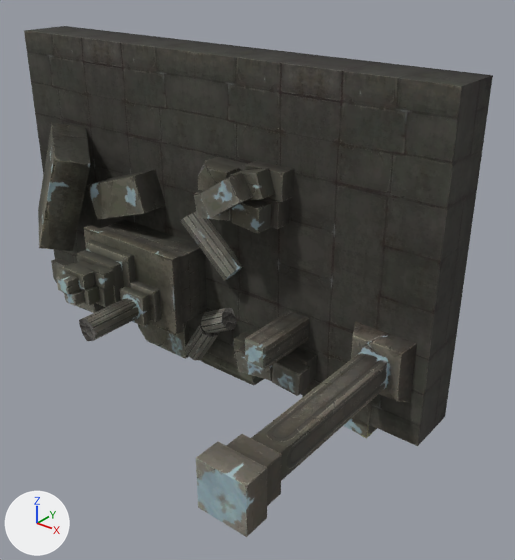
A saved change to the OBJ model sceneobjs/huodong_fuben_421/huodong_fuben_421_feixu01.obj.
One viewpoint serves both versions: a 50 mm camera at (1824.0, -2137.0, 1056.0) aimed at (355.0, -301.0, -83.0). Arrows for +X, +Y and +Z are at lower left; the lights stay in place. Where no turn or scale is listed for an object, it has been applied to the vertices. Vertices at the same position are counted once.

Objects in the first picture: 'huodong_fuben_421_feixu01'.
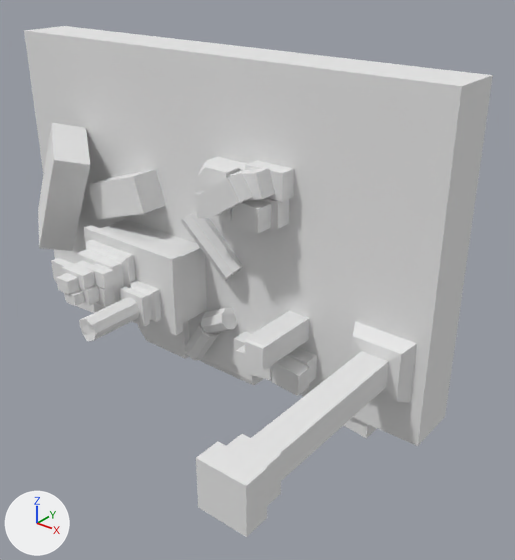
What differs and where, as boxes [x1, y1, x2, y2] in the pictures (515 x 560 px):
part 1 of me_huodong_fuben_421_feixu01, recoloured
    both: [75, 169, 264, 385]
part 2 of me_huodong_fuben_421_feixu01, recoloured (black to white)
    both: [38, 123, 309, 370]
part 3 of me_huodong_fuben_421_feixu01, recoloured
    both: [56, 157, 317, 396]
part 4 of me_huodong_fuben_421_feixu01, recoloured (grey to white)
    both: [80, 160, 417, 537]
part 5 of me_huodong_fuben_421_feixu01, recoloured (black to grey)
    both: [24, 26, 493, 446]
part 6 of me_huodong_fuben_421_feixu01, recoloured (black to grey)
    both: [79, 164, 237, 341]
part 7 of me_huodong_fuben_421_feixu01, recoloured
    both: [51, 258, 377, 439]

The edits, one by one:
Material 'material_6' (mat_material_6_1) is new.
Its base color is (0.8, 0.8, 0.8) (white #e7e7e7).
Its roughness is 1.0.
Material 'material_5' (mat_material_5_1) is new.
Its base color is (0.8, 0.8, 0.8) (white #e7e7e7).
Its roughness is 1.0.
Material 'material_2' (mat_material_2_1) is new.
Its base color is (0.8, 0.8, 0.8) (white #e7e7e7).
Its roughness is 1.0.
Material 'material_1' (mat_material_1_1) is new.
Its base color is (0.8, 0.8, 0.8) (white #e7e7e7).
Its roughness is 1.0.
Material 'material_7' (mat_material_7_1) is new.
Its base color is (0.8, 0.8, 0.8) (white #e7e7e7).
Its roughness is 1.0.
Material 'material_4' (mat_material_4_1) is new.
Its base color is (0.8, 0.8, 0.8) (white #e7e7e7).
Its roughness is 1.0.
Material 'material_3' (mat_material_3_1) is new.
Its base color is (0.8, 0.8, 0.8) (white #e7e7e7).
Its roughness is 1.0.
me_huodong_fuben_421_feixu01 has 500 vertices, 746 faces and spans x -1010.0..1010.0, y -1067.0..0.0, z -677.0..677.0.
me_huodong_fuben_421_feixu01 is used by ob_huodong_fuben_421_feixu01; location (0.0, 0.0, 0.0).
me_huodong_fuben_421_feixu01 part 1: all 184 faces that had it switch from mat_material_2 (picture img_huodong_fuben_421_feixu01_02_png) to mat_material_2_1 (white #e7e7e7).
me_huodong_fuben_421_feixu01 part 2: all 30 faces that had it switch from mat_material_3 (picture img_huodong_fuben_421_feixu01_03_png) to mat_material_3_1 (white #e7e7e7).
me_huodong_fuben_421_feixu01 part 3: all 143 faces that had it switch from mat_material_4 (picture img_huodong_fuben_421_feixu01_04_png) to mat_material_4_1 (white #e7e7e7).
me_huodong_fuben_421_feixu01 part 4: all 202 faces that had it switch from mat_material_5 (picture img_huodong_fuben_421_feixu01_05_png) to mat_material_5_1 (white #e7e7e7).
me_huodong_fuben_421_feixu01 part 5: all 40 faces that had it switch from mat_material_6 (picture img_huodong_fuben_421_feixu01_06_png) to mat_material_6_1 (white #e7e7e7).
me_huodong_fuben_421_feixu01 part 6: all 87 faces that had it switch from mat_material_7 (picture img_huodong_fuben_421_feixu01_07_png) to mat_material_7_1 (white #e7e7e7).
me_huodong_fuben_421_feixu01 part 7: all 60 faces that had it switch from mat_material_1 (picture img_huodong_fuben_421_feixu01_01_png) to mat_material_1_1 (white #e7e7e7).
